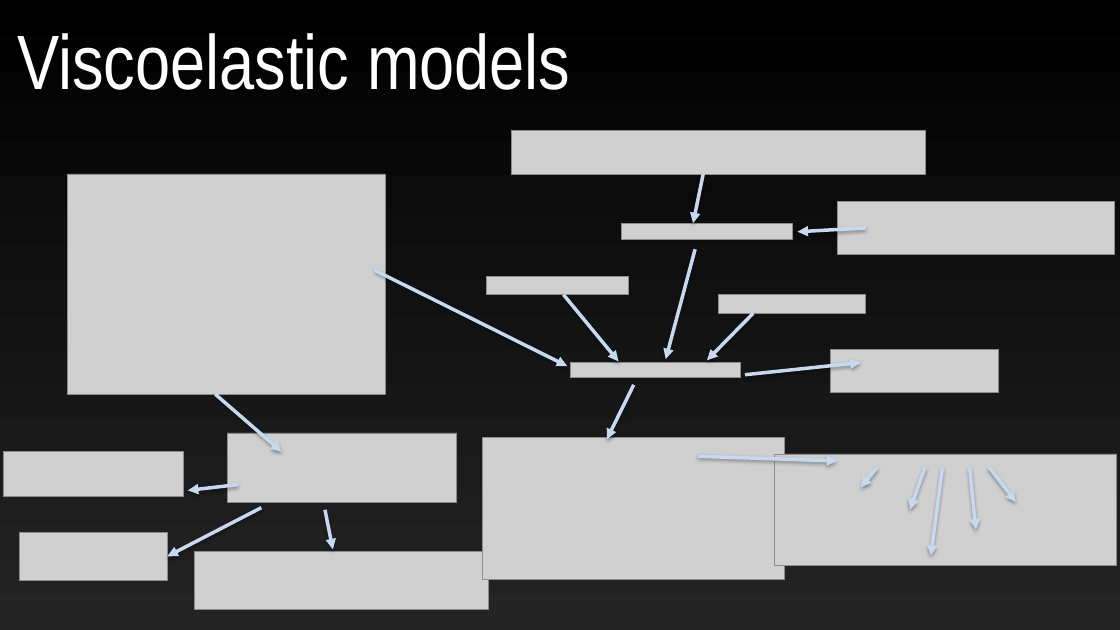
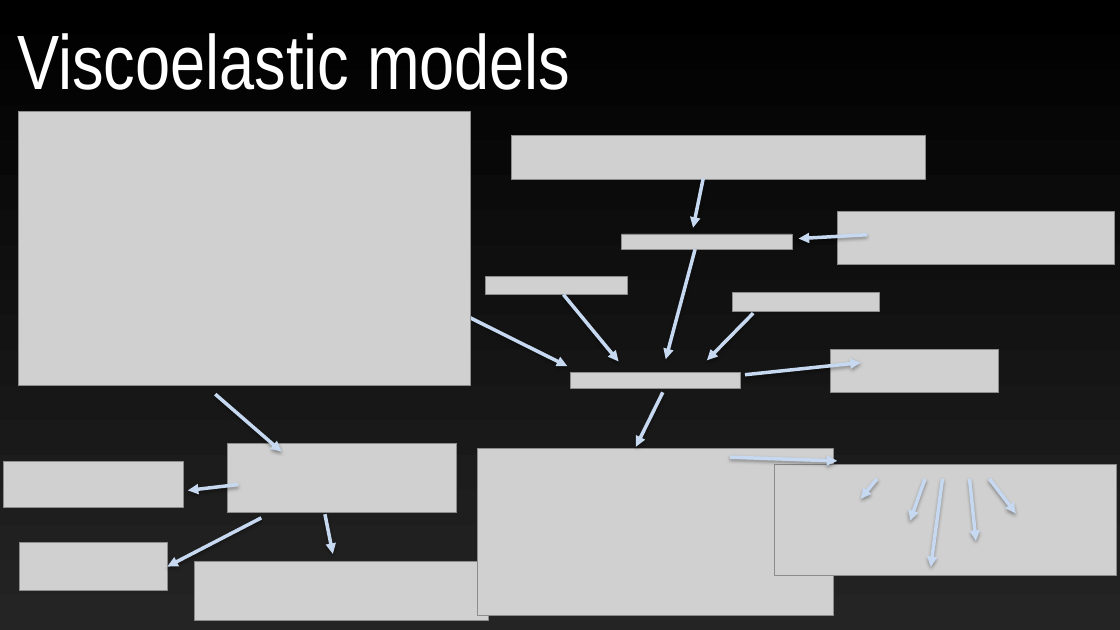
Before and after one commit to KiraSensei13/MNT_ITESM_courses, a slide deck: slide 4 of 3a.1.PlasticsAndCompositesEngineering/8_FinalTerm/0_infography/Team5_infography.pptx (slide 3 before the commit). Drawn at 1120x630 pixels with LibreOffice and Linux fonts; fonts in the diff are those of the drawing; grey boxes stand for pictures. Boxes give left, top, right and bottom in pixels: in the first picture for what was removed or moved away, otherwise in the second. Text is boxed around its words. In the diff, an @@ line names an element or a change of style, - is before the commit and + after.

```diff
--- a/3a.1.PlasticsAndCompositesEngineering/8_FinalTerm/0_infography/Team5_infography.pptx
+++ b/3a.1.PlasticsAndCompositesEngineering/8_FinalTerm/0_infography/Team5_infography.pptx
@@ picture: place and size @@
-picture at (68,174,386,394)
+picture at (18,112,471,386)
@@ 3 arrows, 1 picture: place and size @@
-3 arrows, 1 picture at (325,130,925,549)
+3 arrows, 1 picture at (325,136,925,554)
@@ picture: place and size @@
-picture at (718,295,866,313)
+picture at (732,292,880,311)
@@ arrow moved from (634, 385) - (607, 439) to (663, 392) - (636, 447) @@
@@ picture: place and size @@
-picture at (483,438,785,580)
+picture at (478,449,833,616)
@@ arrow moved from (698, 456) - (837, 461) to (730, 457) - (837, 461) @@
@@ 8 pictures, 6 arrows: place and size @@
-8 pictures, 6 arrows at (3,202,1117,610)
+8 pictures, 6 arrows at (3,212,1117,621)
```
Also in this commit, not shown: 1 other slide changed, 2 slides added, 7 slides removed, 19 other files.
